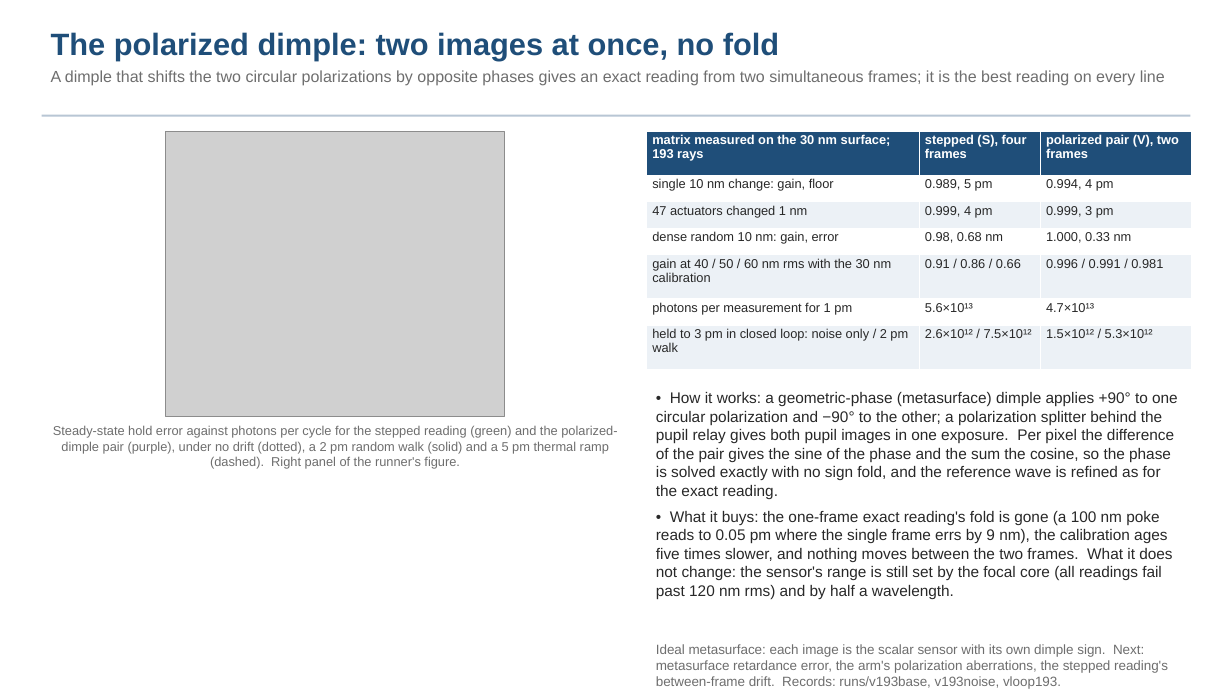
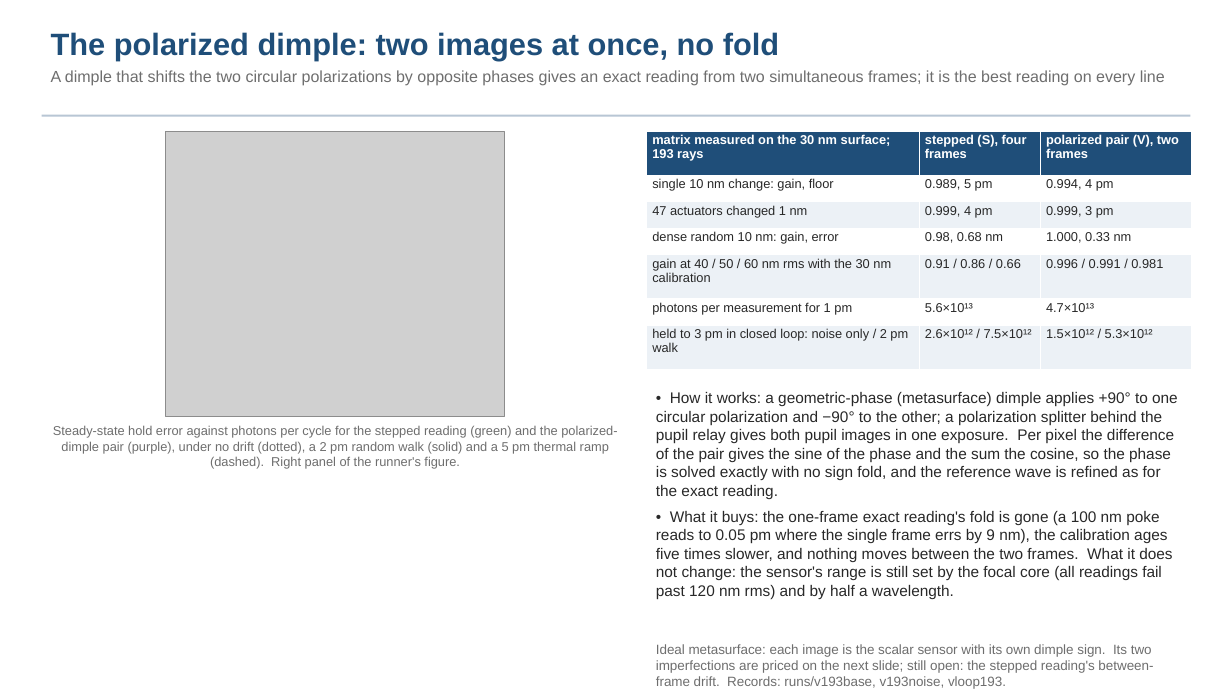
Before and after one commit to nasa-jpl/macos, a slide deck: slide 15 of demo_session/deck_zwfs.pptx. Drawn at 1232x693 pixels with LibreOffice and Linux fonts; fonts in the diff are those of the drawing; grey boxes stand for pictures. Boxes give left, top, right and bottom in pixels: in the first picture for what was removed or moved away, otherwise in the second. Text is boxed around its words. In the diff, an @@ line names an element or a change of style, - is before the commit and + after.

```diff
--- a/demo_session/deck_zwfs.pptx
+++ b/demo_session/deck_zwfs.pptx
@@ text at box(656, 644, 1153, 689): text changed @@
-Ideal metasurface: each image is the scalar sensor with its own dimple sign. Next: metasurface retardance error, the arm's polarization aberrations, the stepped reading's between-frame drift. Records: runs/v193base, v193noise, vloop193.
+Ideal metasurface: each image is the scalar sensor with its own dimple sign. Its two imperfections are priced on the next slide; still open: the stepped reading's between-frame drift. Records: runs/v193base, v193noise, vloop193.
```
Also in this commit, not shown: 1 other slide changed, 1 slide added, 4 other files.
